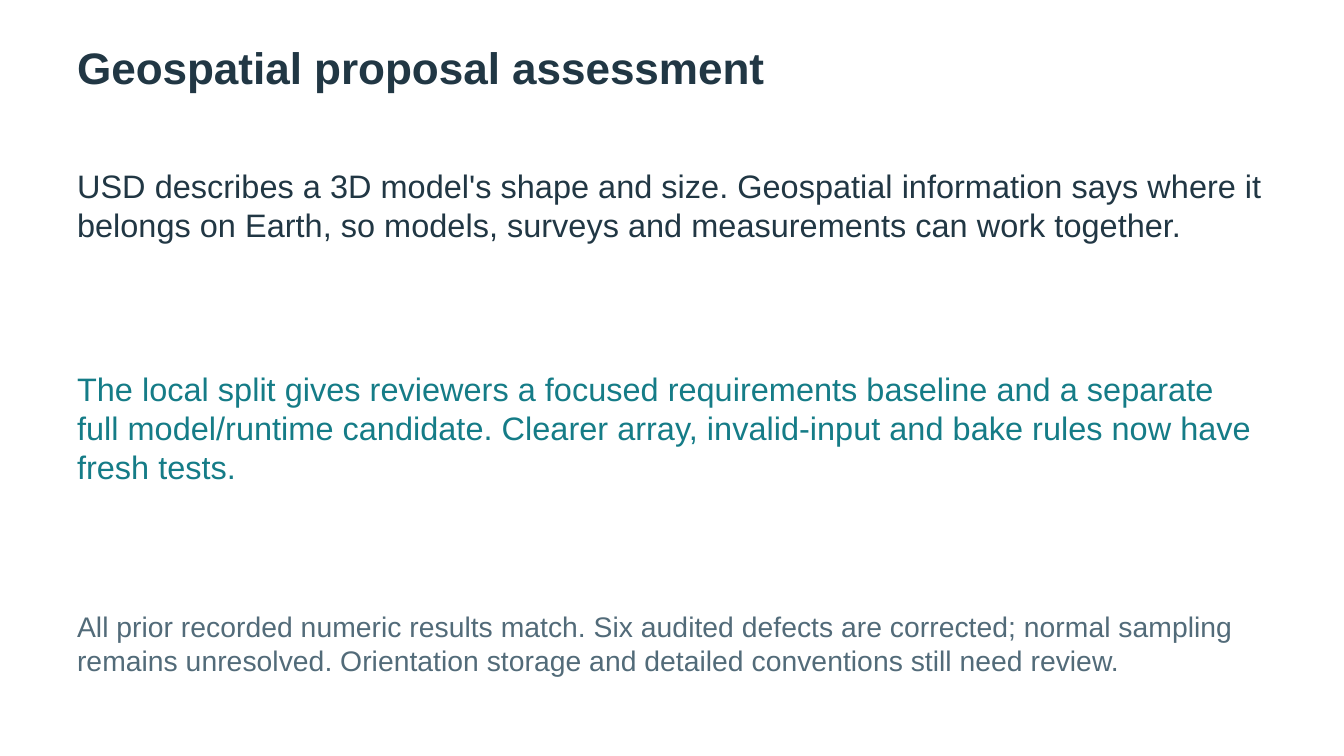
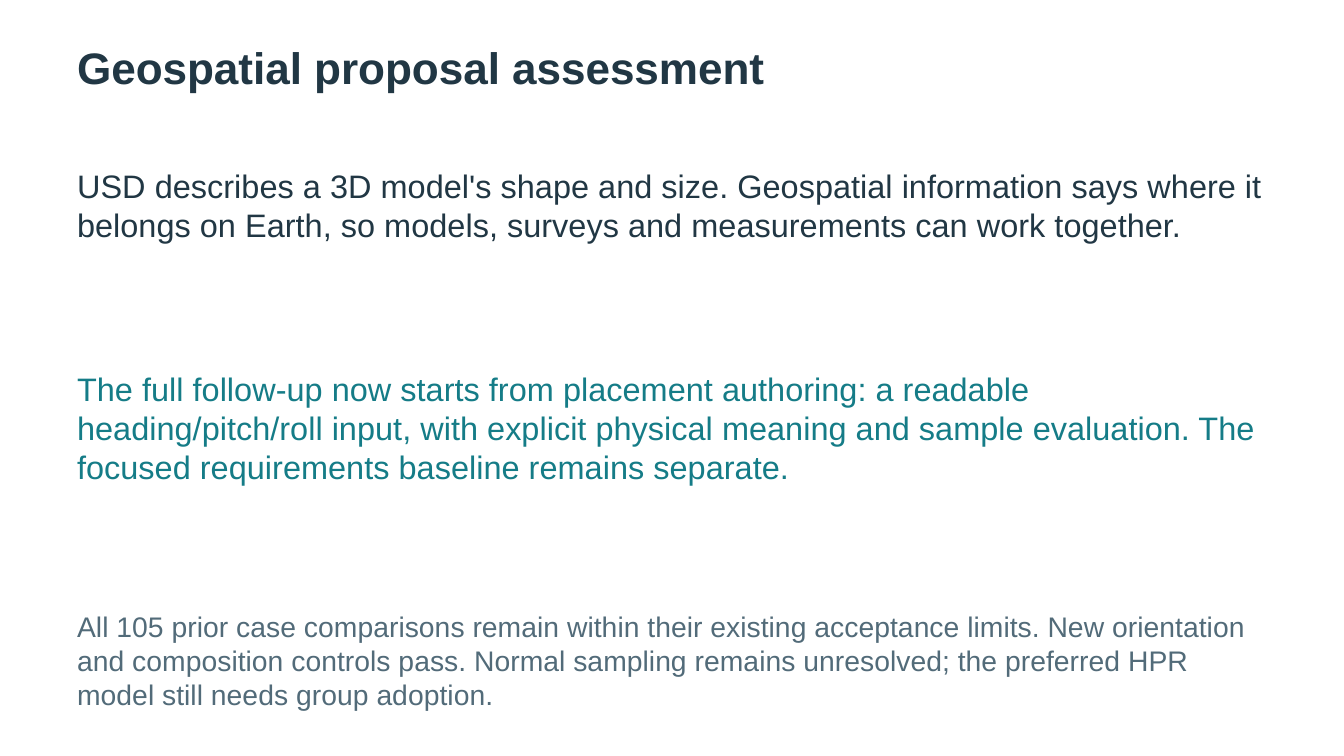
Before and after one commit to asluk/OpenUSD, a slide deck: slide 1 of extras/usd/examples/usdGeospatialBuild/delivery/geospatial-build.pptx. Drawn at 1344x756 pixels with LibreOffice and Linux fonts; fonts in the diff are those of the drawing. Boxes give left, top, right and bottom in pixels: in the first picture for what was removed or moved away, otherwise in the second. Text is boxed around its words. In the diff, an @@ line names an element or a change of style, - is before the commit and + after.

Commit message:
Deliver local HPR build evidence and coherent proposal assessment

```diff
--- a/extras/usd/examples/usdGeospatialBuild/delivery/geospatial-build.pptx
+++ b/extras/usd/examples/usdGeospatialBuild/delivery/geospatial-build.pptx
@@ text in rectangle at (x1=77, y1=377, x2=1254, y2=486): text changed @@
-The local split gives reviewers a focused requirements baseline and a separate full model/runtime candidate. Clearer array, invalid-input and bake rules now have fresh tests.
+The full follow-up now starts from placement authoring: a readable heading/pitch/roll input, with explicit physical meaning and sample evaluation. The focused requirements baseline remains separate.
@@ text in rectangle at (x1=77, y1=616, x2=1244, y2=710): text changed @@
-All prior recorded numeric results match. Six audited defects are corrected; normal sampling remains unresolved. Orientation storage and detailed conventions still need review.
+All 105 prior case comparisons remain within their existing acceptance limits. New orientation and composition controls pass. Normal sampling remains unresolved; the preferred HPR model still needs group adoption.
```
Also in this commit, not shown: 5 other slides changed, 40 other files.
